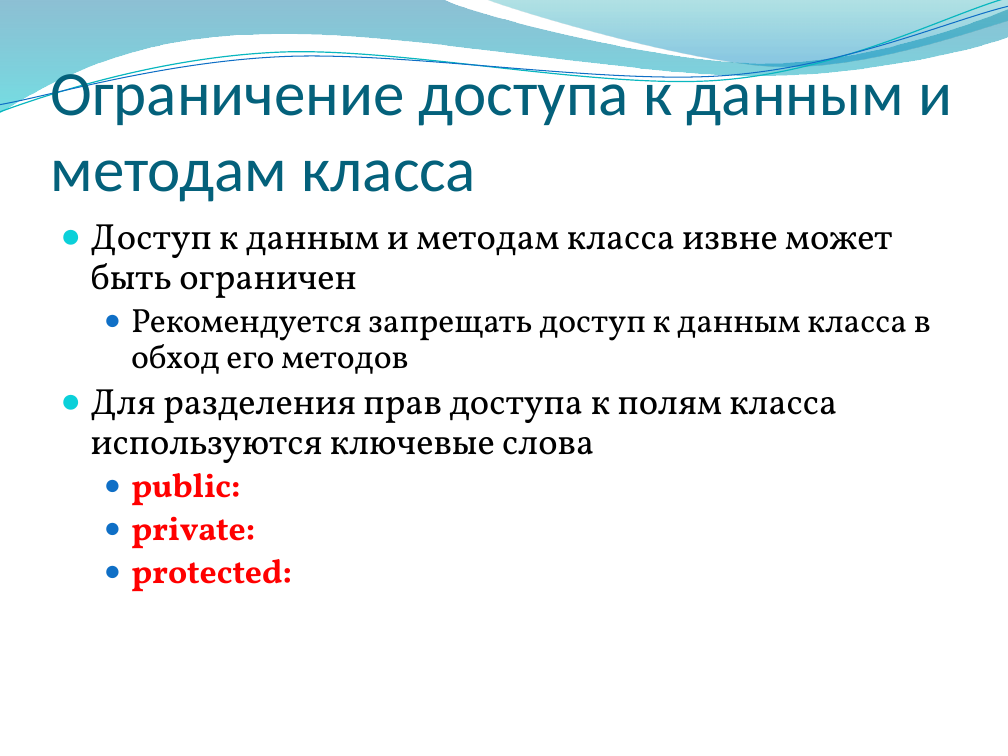
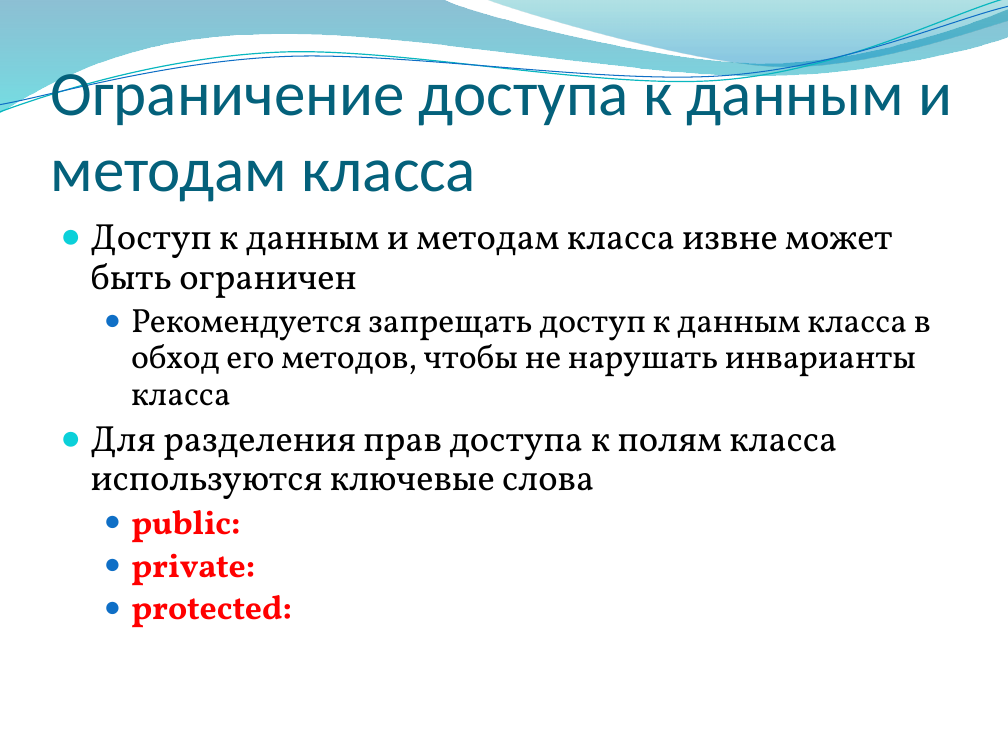
Before and after one commit to alexey-malov/oop, a slide deck: slide 25 of lectures/02/Основы ООП.pptx. Drawn at 1008x756 pixels with LibreOffice and Linux fonts; fonts in the diff are those of the drawing; background and template pictures are left out. Boxes give left, top, right and bottom in pixels: in the first picture for what was removed or moved away, otherwise in the second. Text is boxed around its words. In the diff, an @@ line names an element or a change of style, - is before the commit and + after.

```diff
--- a/lectures/02/Основы ООП.pptx
+++ b/lectures/02/Основы ООП.pptx
@@ text at (131, 309, 931, 406): text changed @@
-  ● Рекомендуется запрещать доступ к данным класса в обход его методов
+  ● Рекомендуется запрещать доступ к данным класса в обход его методов, чтобы не нарушать инварианты класса
```
Also in this commit, not shown: 15 other slides changed, 1 other file.
